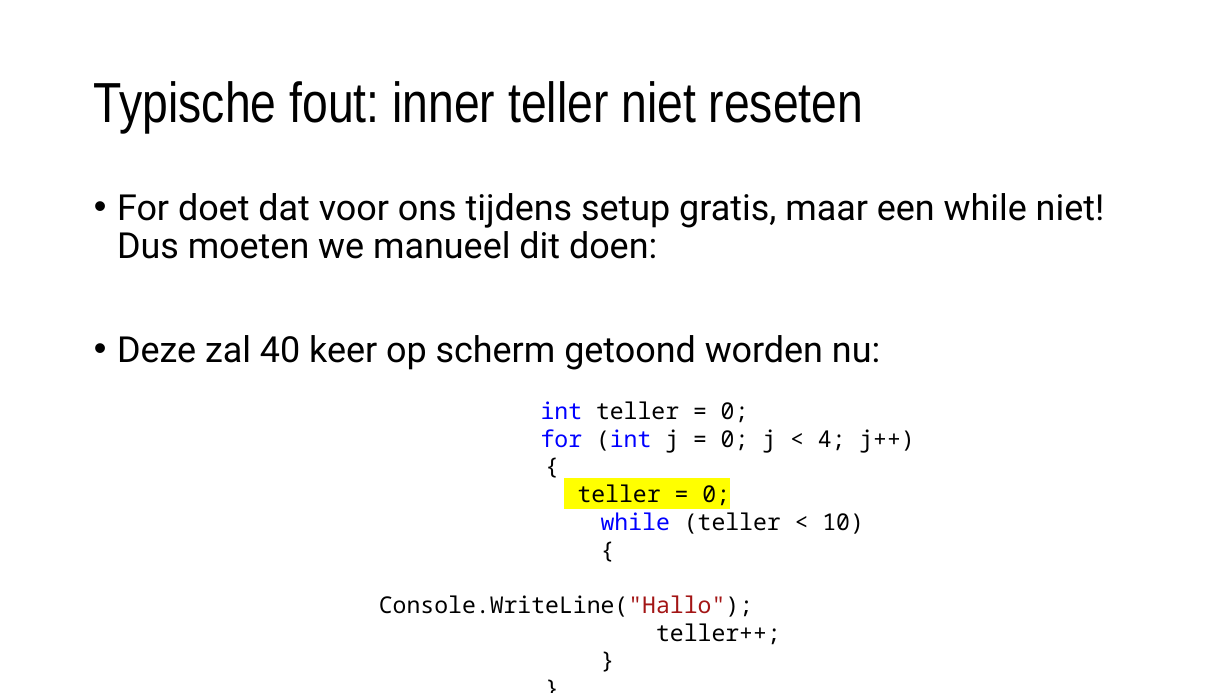
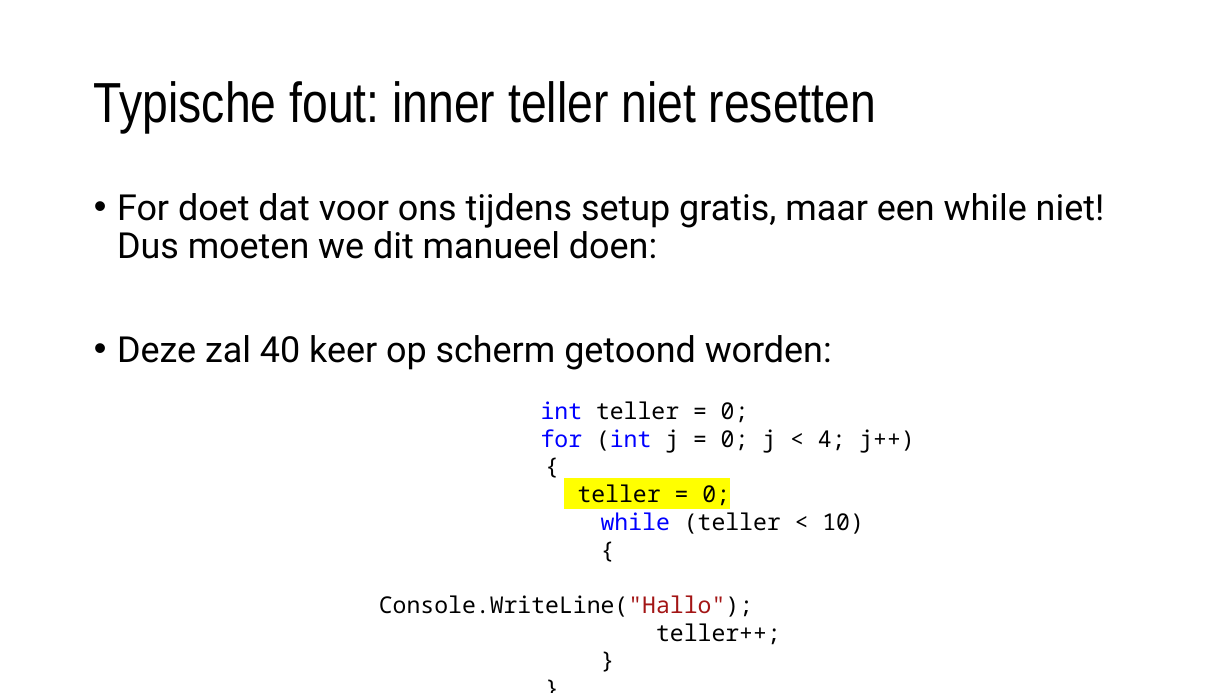
Before and after one commit to timdams/csharpbook, a slide deck: slide 52 of _SLIDES/2020_DEEL1/H6- Herhalingen/H6-herhalingen.pptx. Drawn at 1232x693 pixels with LibreOffice and Linux fonts; fonts in the diff are those of the drawing; background and template pictures are left out. Boxes give left, top, right and bottom in pixels: in the first picture for what was removed or moved away, otherwise in the second. Text is boxed around its words. In the diff, an @@ line names an element or a change of style, - is before the commit and + after.

```diff
--- a/_SLIDES/2020_DEEL1/H6- Herhalingen/H6-herhalingen.pptx
+++ b/_SLIDES/2020_DEEL1/H6- Herhalingen/H6-herhalingen.pptx
@@ title at [94,81,876,132]: text changed @@
-Typische fout: inner teller niet reseten
+Typische fout: inner teller niet resetten
@@ text at [117,193,1105,370]: text changed @@
-• For doet dat voor ons tijdens setup gratis, maar een while niet! Dus moeten we manueel dit doen:
-• Deze zal 40 keer op scherm getoond worden nu:
+• For doet dat voor ons tijdens setup gratis, maar een while niet! Dus moeten we dit manueel doen:
+• Deze zal 40 keer op scherm getoond worden:
```
Also in this commit, not shown: 1 other slide changed, 8 other files.
